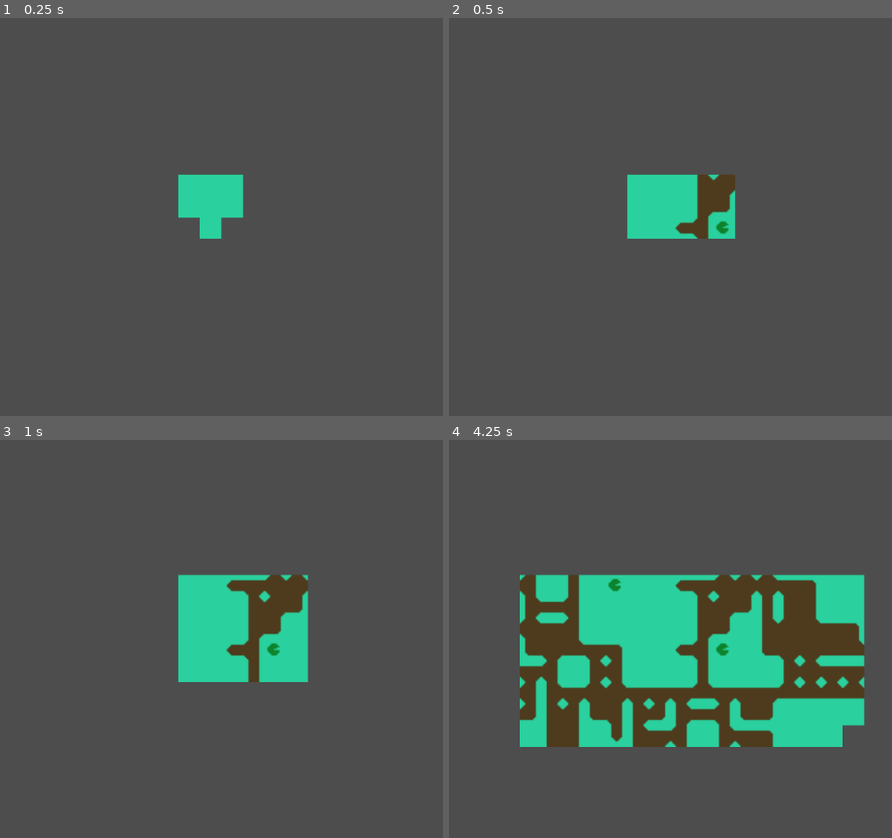
Above: before the commit, frames 1-4 (two rows, left to right).
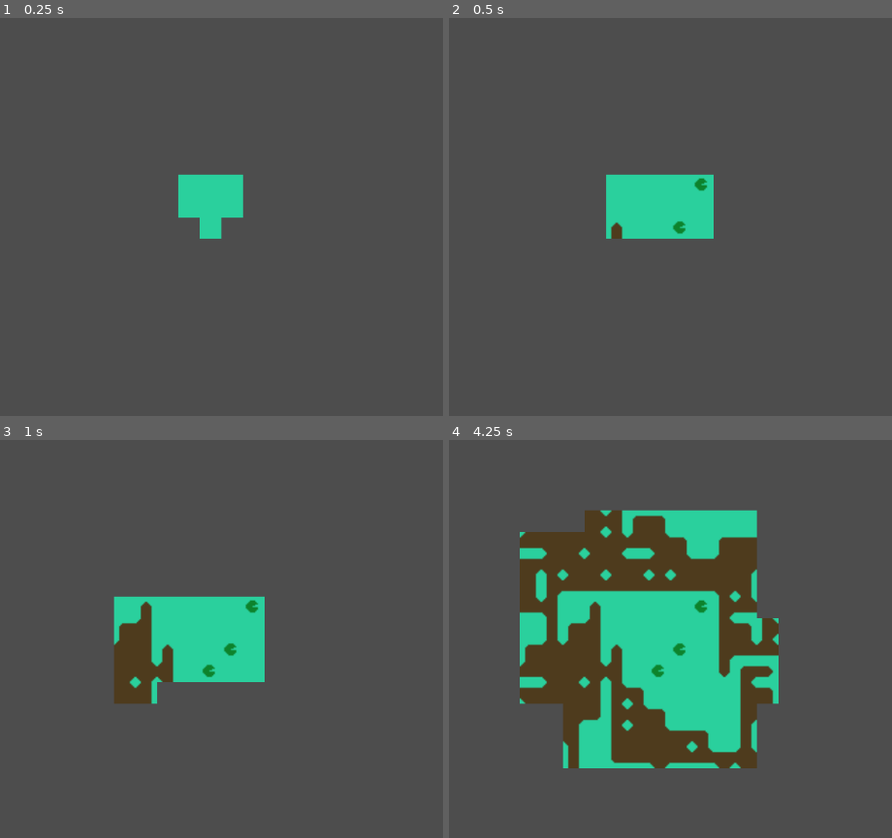
Above: after the commit, the same moments.

Repository: 100-percent-brendan/godot-stm-wfc-solver
Game: Godot game, scene res://test/test.tscn
Two runs of this game, one before a commit and one after it. Both use one fixed random seed, a clock stepped at 60 frames per second and the inputs below.
Inputs:
- Up to frame 1 (0.25 s): no input
- Up to frame 2 (0.5 s): no input
- Up to frame 3 (1 s): no input
- Up to frame 4 (4.25 s): no input

Frame 1 is identical in both runs. In frame 2, 2.3% of the frame differs, in the area x 35-65%, y 39-56%; in frame 3, 8.3%; in frame 4, 30%, in the area x 15-94%, y 17-83%.

Commit message:
Adjusted probabilities and moved coefficients to constants for random tile selector.

Diff:
--- a/core/tile_wfc_solver.gd
+++ b/core/tile_wfc_solver.gd
@@ -439,7 +439,6 @@
 	## and if the tile is "flat".
 	var probabilities : Array[Array] = []
 	var solid_edge_weight : float = 0.0 ## Weight of tiles with solid terrain edges.
-	var varied_edge_weight : float = 0.0 ## Weight of tiles with varied terrain edges.
 	var varied_flat_weight : float = 0.0 ## Weight of tiles with varied but flat edges.
 	var varied_nonflat_weight : float = 0.0 ## Weight of tiles with varied but non-flat edges.
 	var total_weight : float = 0.0
@@ -458,8 +457,6 @@
 		if has_uniform_edge:
 			solid_edge_weight += weight
 		else:
-			varied_edge_weight += weight
-
 			if has_flat_edge:
 				varied_flat_weight += weight
 			else:
@@ -470,25 +467,27 @@
 	## Re-weight probabilities so that edge pieces have a weight total of 0.05
 	## and non-edge tiles have a total of 0.95, but respect their original weight
 	## within a category.
+	const SOLID_PROBABILITY := 0.95
+	const VARIED_PROBABILITY := 0.05
+	const NON_FLAT_PROBABILITY := 0.7
+	const FLAT_PROBABILITY := 0.3
 	for prospect in probabilities:
 		if prospect[2]: # If the prospect has a uniform edge
 			if solid_edge_weight <= 0.0:
 				continue
-			var weight = (prospect[0] / solid_edge_weight) * 0.95
+			var weight = (prospect[0] / solid_edge_weight) * SOLID_PROBABILITY
 			prospect[0] = weight
 			total_weight += weight
 		else: # If the prospect has a varied edge
-			if varied_edge_weight <= 0.0:
-				continue
 			var weight = 0.0
 			if prospect[3]: # If the prospect is considered flat
 				if varied_flat_weight <= 0.0:
 					continue
-				weight = (prospect[0] / varied_flat_weight) * 0.05 * 0.6
+				weight = (prospect[0] / varied_flat_weight) * VARIED_PROBABILITY * FLAT_PROBABILITY
 			else: # If the prospect is considered non-flat
 				if varied_nonflat_weight <= 0.0:
 					continue
-				weight = (prospect[0] / varied_nonflat_weight) * 0.05 * 0.4
+				weight = (prospect[0] / varied_nonflat_weight) * VARIED_PROBABILITY * NON_FLAT_PROBABILITY
 
 			prospect[0] = weight
 			total_weight += weight
